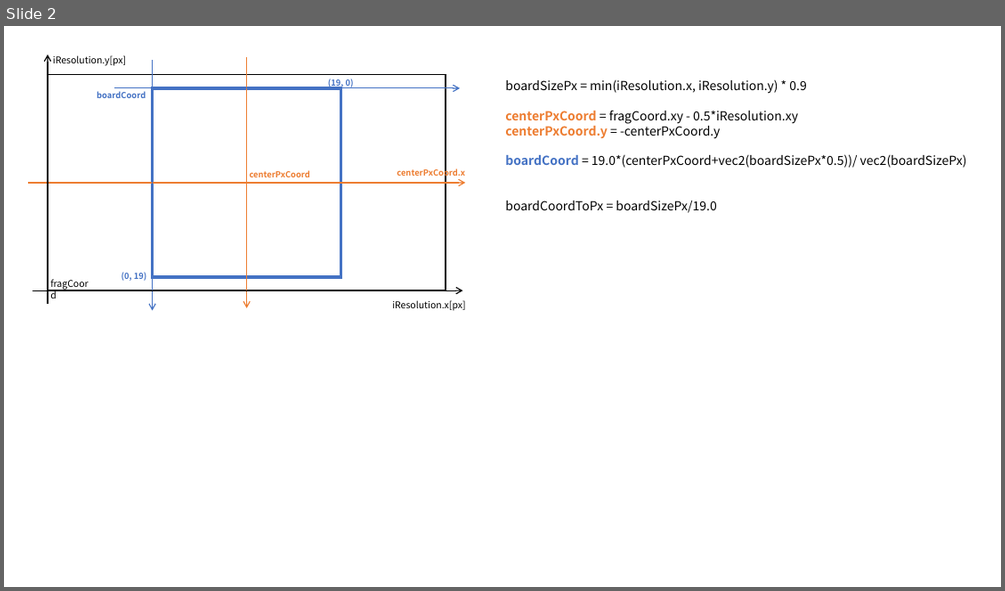
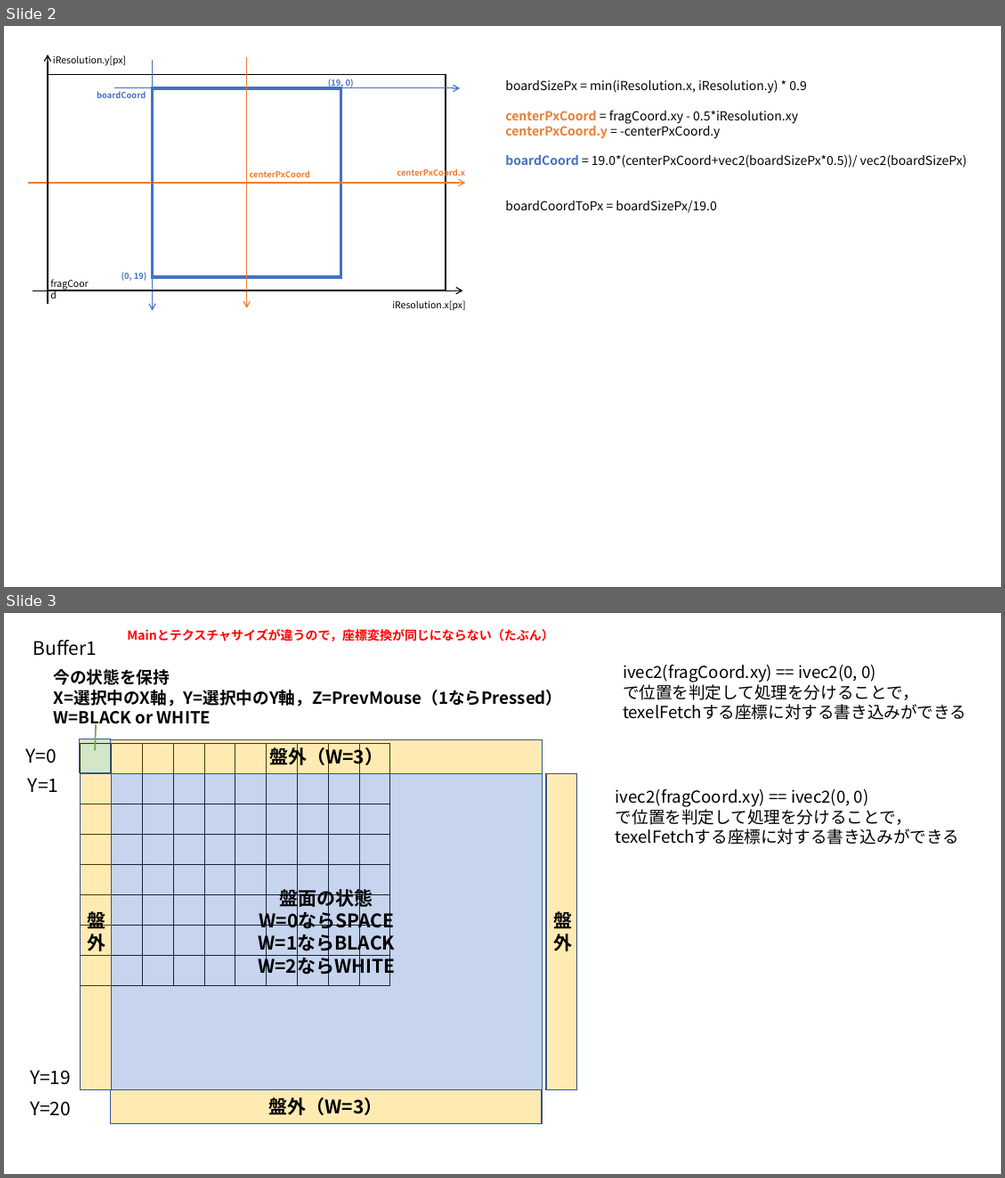
Before and after one commit to mu-777/igo_in_shadertoy, a slide deck: memo.pptx. Shown one above the other, each under a label of ours: slide 2 before the commit, slides 2 and 3 after it. The pictures are 1005x591 and 1005x1178 pixels, drawn with LibreOffice and Linux fonts; fonts in the diff are those of the drawing. Boxes give left, top, right and bottom in pixels: in the first picture for what was removed or moved away, otherwise in the second. Text is boxed around its words. In the diff, an @@ line names an element or a change of style, - is before the commit and + after.

Commit message:
Add mouse data cache(but not works in vscode)

```diff
--- a/memo.pptx
+++ b/memo.pptx
@@ slide 3 added at (4,613,1001,1174), background #FFFFFF @@
@@ text added at (127,629,553,641), 12 pt, text #FF0000, bold @@
+Mainとテクスチャサイズが違うので，座標変換が同じにならない（たぶん）
@@ text added at (33,640,97,656), 18 pt, text #000000 @@
+Buffer1
@@ text added at (623,665,966,720), 16 pt, text #000000 @@
+ivec2(fragCoord.xy) == ivec2(0, 0)
+で位置を判定して処理を分けることで，
+texelFetchする座標に対する書き込みができる
@@ text added at (54,669,563,729), 16 pt, text #000000, bold @@
+今の状態を保持
+X=選択中のX軸，Y=選択中のY軸，Z=PrevMouse（1ならPressed）
+W=BLACK or WHITE
@@ rectangle added at (80,738,110,772), fill #70AD47 at 30% opacity, outline #325491 1 pt @@
@@ table added at (81,743,387,985), 8 rows, 10 columns @@
+ |  |  |  |  |  |  |  |  | 
+ |  |  |  |  |  |  |  |  | 
+ |  |  |  |  |  |  |  |  | 
+ |  |  |  |  |  |  |  |  | 
+ |  |  |  |  |  |  |  |  | 
+ |  |  |  |  |  |  |  |  | 
+ |  |  |  |  |  |  |  |  | 
+ |  |  |  |  |  |  |  |  | 
@@ line added from (96, 751) to (96, 724), #70AD47 1.5 pt @@
@@ rectangle added at (110,740,542,774), fill #FFC000 at 30% opacity, outline #325491 1 pt, 18 pt, text #000000, bold @@
+盤外（W=3）
@@ text added at (26,748,57,763), 18 pt, text #000000 @@
+Y=0
@@ text added at (28,778,58,792), 18 pt, text #000000 @@
+Y=1
@@ rectangle added at (81,774,111,1090), fill #FFC000 at 30% opacity, outline #325491 1 pt, 18 pt, text #000000, bold @@
+盤外
@@ rectangle added at (111,774,542,1090), fill #4472C4 at 30% opacity, outline #325491 1 pt, 18 pt, text #000000, bold @@
+盤面の状態
+W=0ならSPACE
+W=1ならBLACK
+W=2ならWHITE
@@ rectangle added at (546,774,577,1090), fill #FFC000 at 30% opacity, outline #325491 1 pt, 18 pt, text #000000, bold @@
+盤外
@@ text added at (615,789,959,844), 16 pt, text #000000 @@
+ivec2(fragCoord.xy) == ivec2(0, 0)
+で位置を判定して処理を分けることで，
+texelFetchする座標に対する書き込みができる
@@ text added at (30,1070,71,1085), 18 pt, text #000000 @@
+Y=19
@@ rectangle added at (110,1090,542,1124), fill #FFC000 at 30% opacity, outline #325491 1 pt, 18 pt, text #000000, bold @@
+盤外（W=3）
@@ text added at (30,1101,71,1116), 18 pt, text #000000 @@
+Y=20
```
Also in this commit, not shown: 1 slide changed, 1 slide removed, 3 other files.
